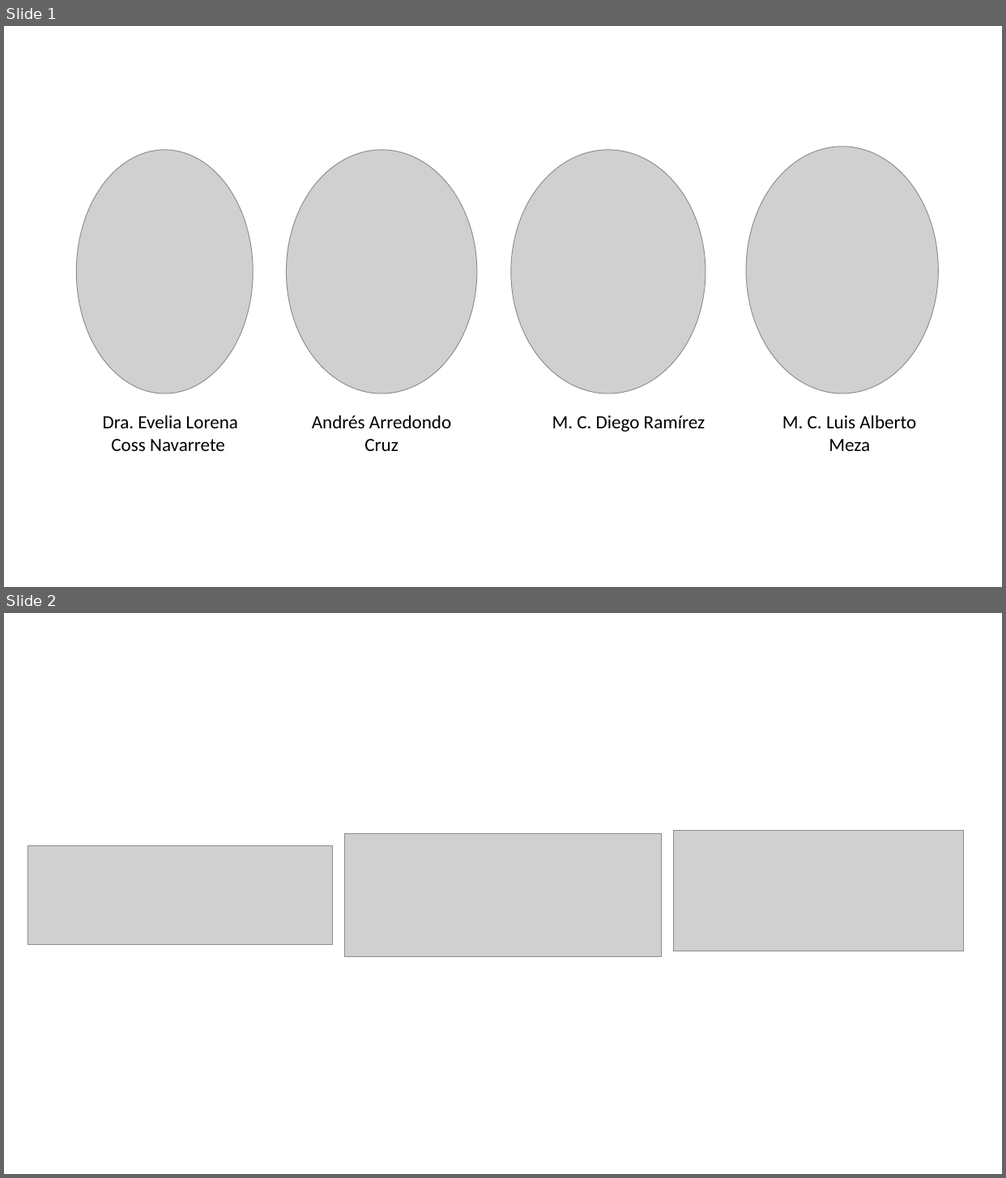
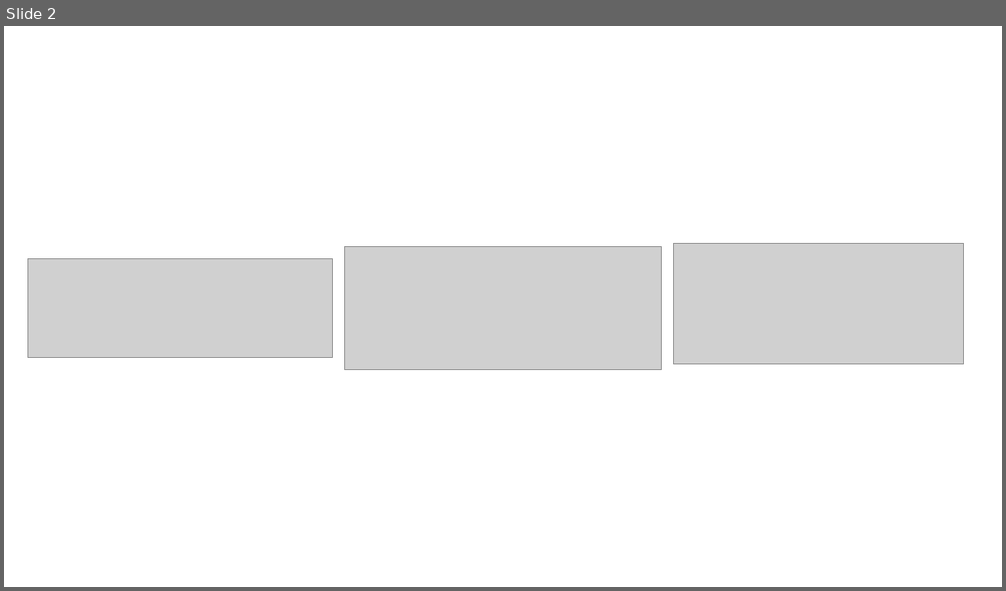
Before and after one commit to ComunidadBioInfo/bienvenida_cdsb2023, a slide deck: ayudantes.pptx. Shown one above the other, each under a label of ours: slides 1 and 2 before the commit, slide 2 after it. The pictures are 1006x1178 and 1006x591 pixels, drawn with LibreOffice and Linux fonts; fonts in the diff are those of the drawing; grey boxes stand for pictures. Boxes give left, top, right and bottom in pixels: in the first picture for what was removed or moved away, otherwise in the second. Text is boxed around its words. In the diff, an @@ line names an element or a change of style, - is before the commit and + after.

```diff
--- a/ayudantes.pptx
+++ b/ayudantes.pptx
@@ slide 1 removed at (x1=4, y1=26, x2=1002, y2=587), background #FFFFFF @@
@@ picture removed at (x1=746, y1=147, x2=938, y2=394) @@
@@ picture removed at (x1=77, y1=149, x2=253, y2=394) @@
@@ picture removed at (x1=286, y1=149, x2=477, y2=394) @@
@@ picture removed at (x1=511, y1=149, x2=705, y2=394) @@
@@ text removed at (x1=103, y1=416, x2=238, y2=451) @@
-Dra. Evelia Lorena Coss Navarrete
@@ text removed at (x1=312, y1=416, x2=451, y2=451) @@
-Andrés Arredondo Cruz
@@ text removed at (x1=552, y1=416, x2=705, y2=432) @@
-M. C. Diego Ramírez
@@ text removed at (x1=782, y1=416, x2=916, y2=451) @@
-M. C. Luis Alberto Meza
```
Also in this commit, not shown: 1 slide added, 13 other files.
